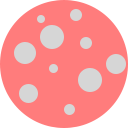
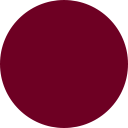
Layer changes from the first 128px x 128px image to the second:
removed layer "Эллипс 2" over [14, 9, 126, 115]
painted on "Эллипс 1" over [0, 0, 128, 128]
